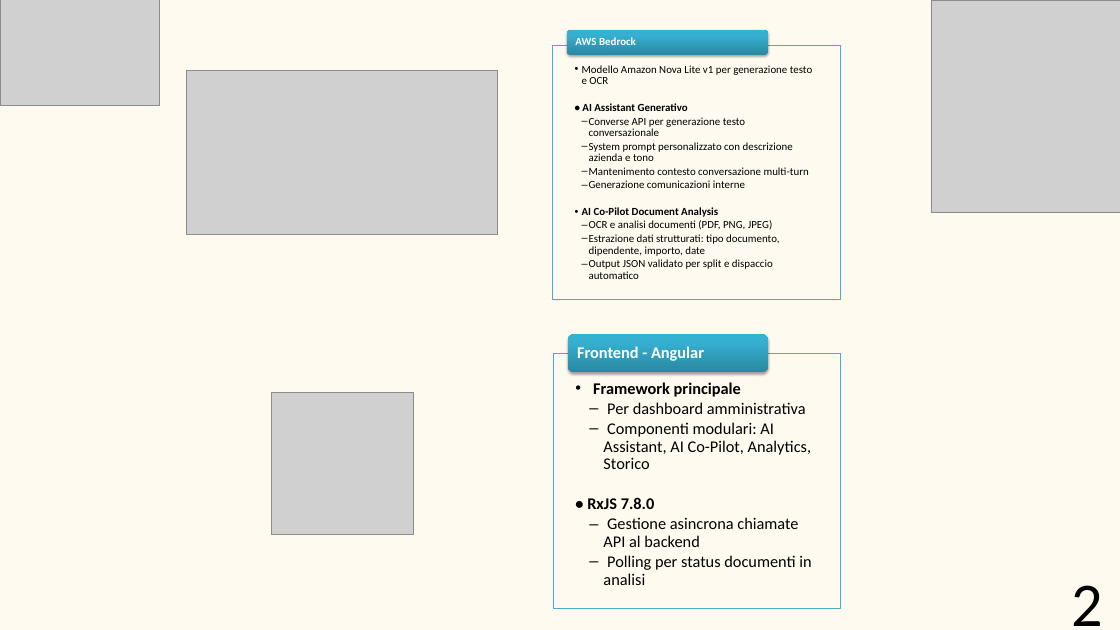
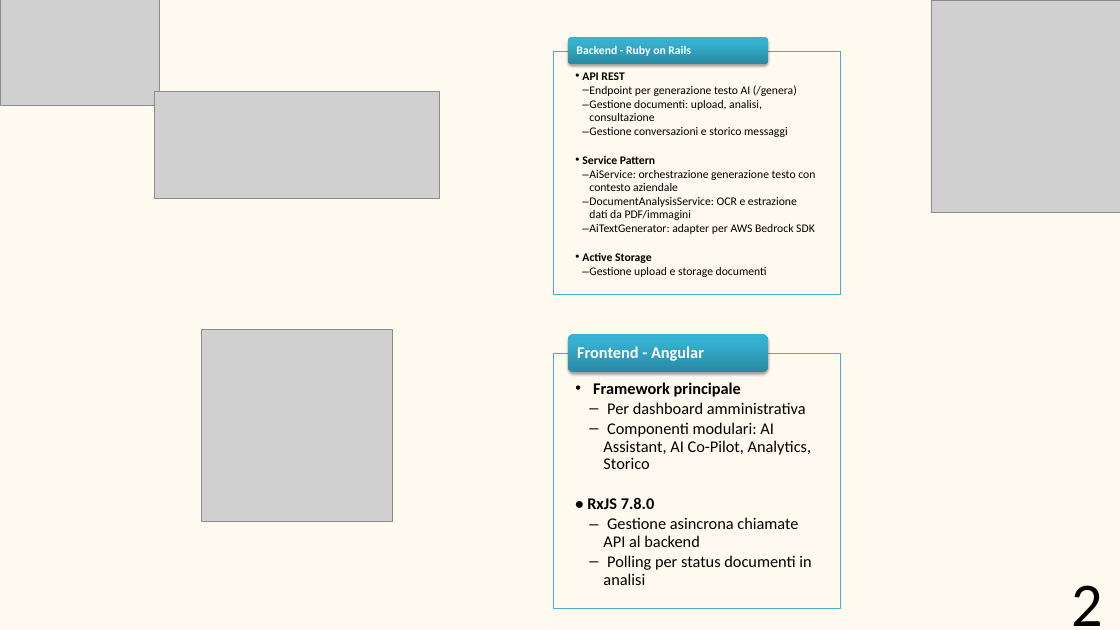
Before and after one commit to BugBustersUnipd/DocumentazioneSWE, a slide deck: slide 3 of RTB/TECNOLOGIE/Tecnologie.pptx. Drawn at 1120x630 pixels with LibreOffice and Linux fonts; fonts in the diff are those of the drawing; grey boxes stand for pictures. Boxes give left, top, right and bottom in pixels: in the first picture for what was removed or moved away, otherwise in the second. Text is boxed around its words. In the diff, an @@ line names an element or a change of style, - is before the commit and + after.

```diff
--- a/RTB/TECNOLOGIE/Tecnologie.pptx
+++ b/RTB/TECNOLOGIE/Tecnologie.pptx
@@ rectangle resized from (x1=552, y1=46, x2=840, y2=300) to (x1=553, y1=51, x2=840, y2=294) @@
@@ rounded rectangle moved from (x1=567, y1=30, x2=768, y2=55) to (x1=568, y1=38, x2=768, y2=64) @@
@@ text removed at (x1=575, y1=37, x2=636, y2=45) @@
-AWS Bedrock
@@ text added at (x1=576, y1=46, x2=691, y2=56), 15 pt, text #FFFFFF, bold @@
+Backend - Ruby on Rails
@@ picture removed at (x1=186, y1=71, x2=498, y2=234) @@
@@ text at (x1=582, y1=72, x2=815, y2=277): text changed; size 14 to 15 pt @@
-  • Modello Amazon Nova Lite v1 per generazione testo e OCR
-  • AI Assistant Generativo
-    – Converse API per generazione testo conversazionale
-    – System prompt personalizzato con descrizione azienda e tono
-    – Mantenimento contesto conversazione multi-turn
-    – Generazione comunicazioni interne
-  • AI Co-Pilot Document Analysis
-    – OCR e analisi documenti (PDF, PNG, JPEG)
-    – Estrazione dati strutturati: tipo documento, dipendente, importo, date
-    – Output JSON validato per split e dispaccio automatico
+  • API REST
+    – Endpoint per generazione testo AI (/genera)
+    – Gestione documenti: upload, analisi, consultazione
+    – Gestione conversazioni e storico messaggi
+  • Service Pattern
+    – AiService: orchestrazione generazione testo con contesto aziendale
+    – DocumentAnalysisService: OCR e estrazione dati da PDF/immagini
+    – AiTextGenerator: adapter per AWS Bedrock SDK
+  • Active Storage
+    – Gestione upload e storage documenti
@@ picture added at (x1=155, y1=91, x2=439, y2=198) @@
@@ picture resized from (x1=272, y1=393, x2=413, y2=534) to (x1=201, y1=330, x2=393, y2=521) @@
```
Also in this commit, not shown: 1 other slide changed, 1 other file.
